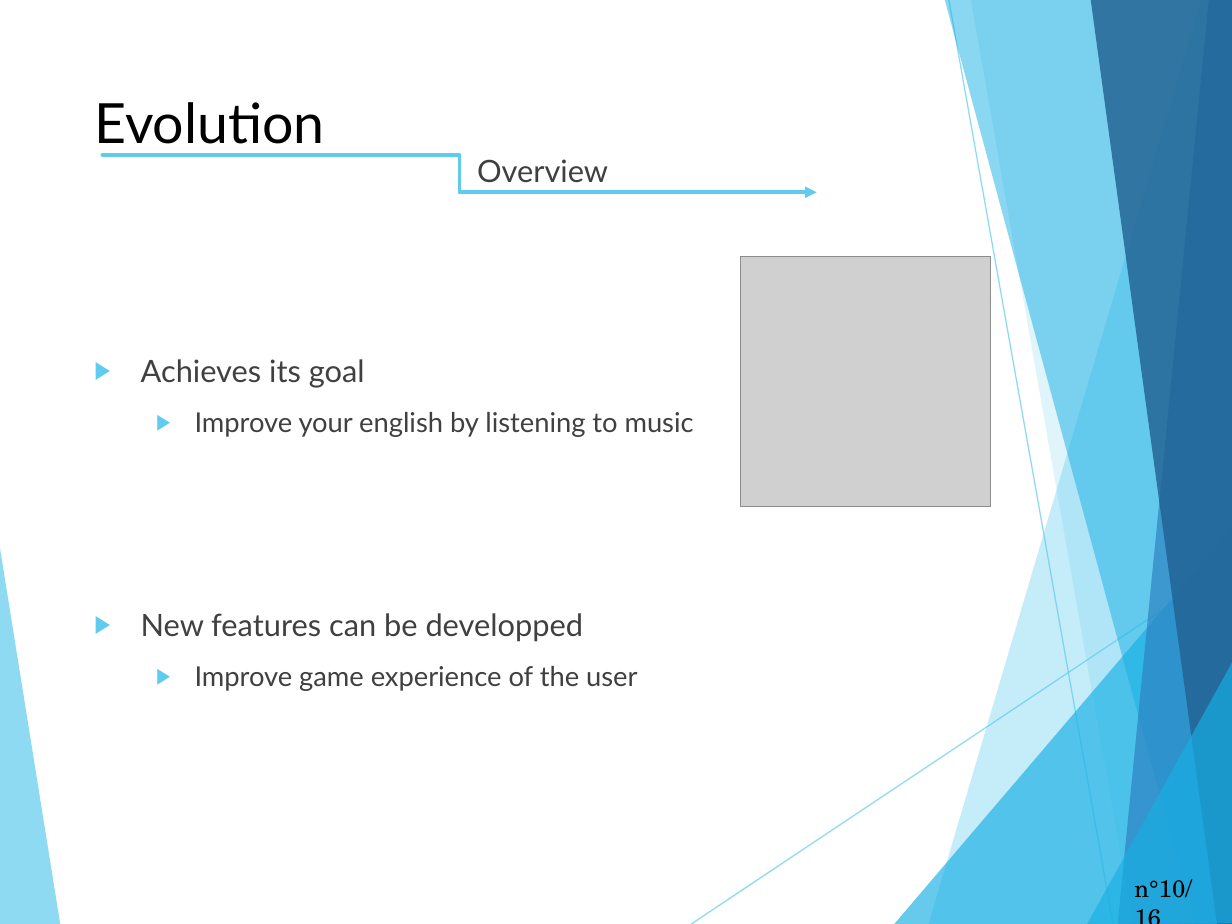
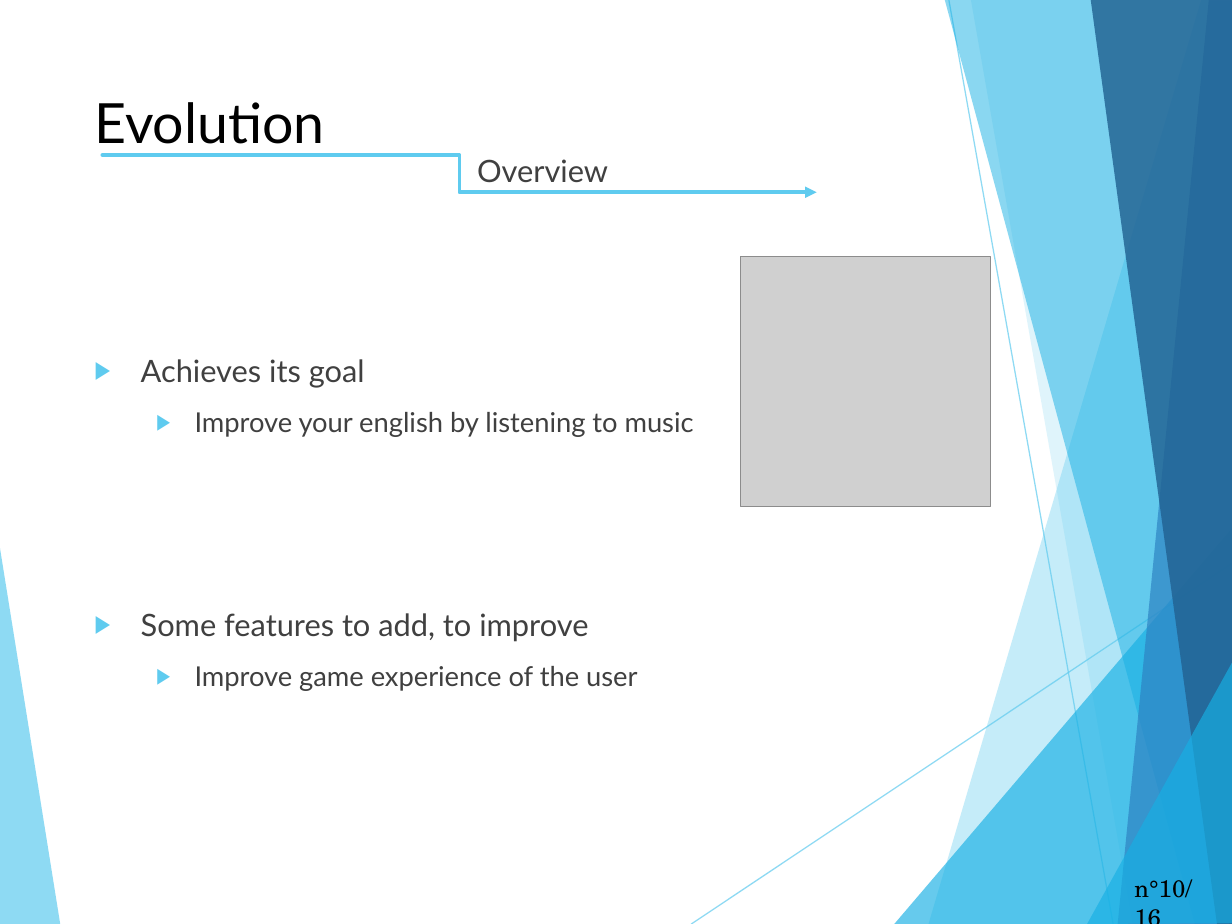
Before and after one commit to Terrasse/Dontforgetthelyrics, a slide deck: slide 10 of English_project.pptx. Drawn at 1232x924 pixels with LibreOffice and Linux fonts; fonts in the diff are those of the drawing; grey boxes stand for pictures. Boxes give left, top, right and bottom in pixels: in the first picture for what was removed or moved away, otherwise in the second. Text is boxed around its words. In the diff, an @@ line names an element or a change of style, - is before the commit and + after.

```diff
--- a/English_project.pptx
+++ b/English_project.pptx
@@ text at [141, 613, 588, 642]: text changed @@
-▶ New features can be developped
+▶ Some features to add, to improve
```
Also in this commit, not shown: 3 other slides changed.
